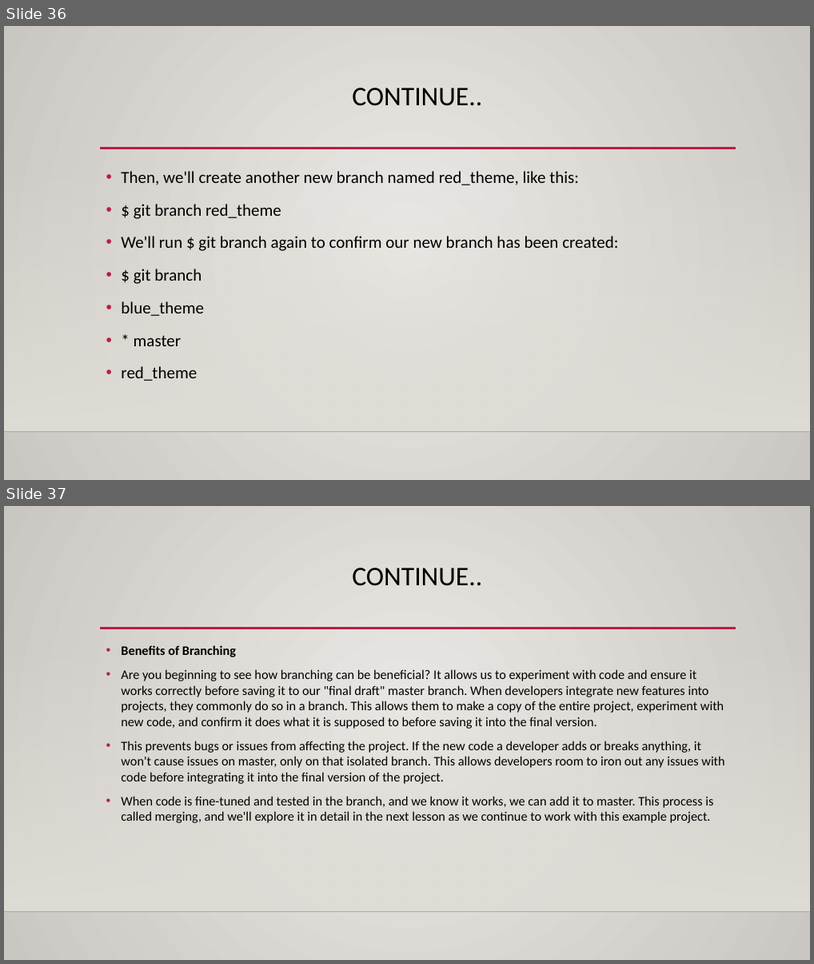
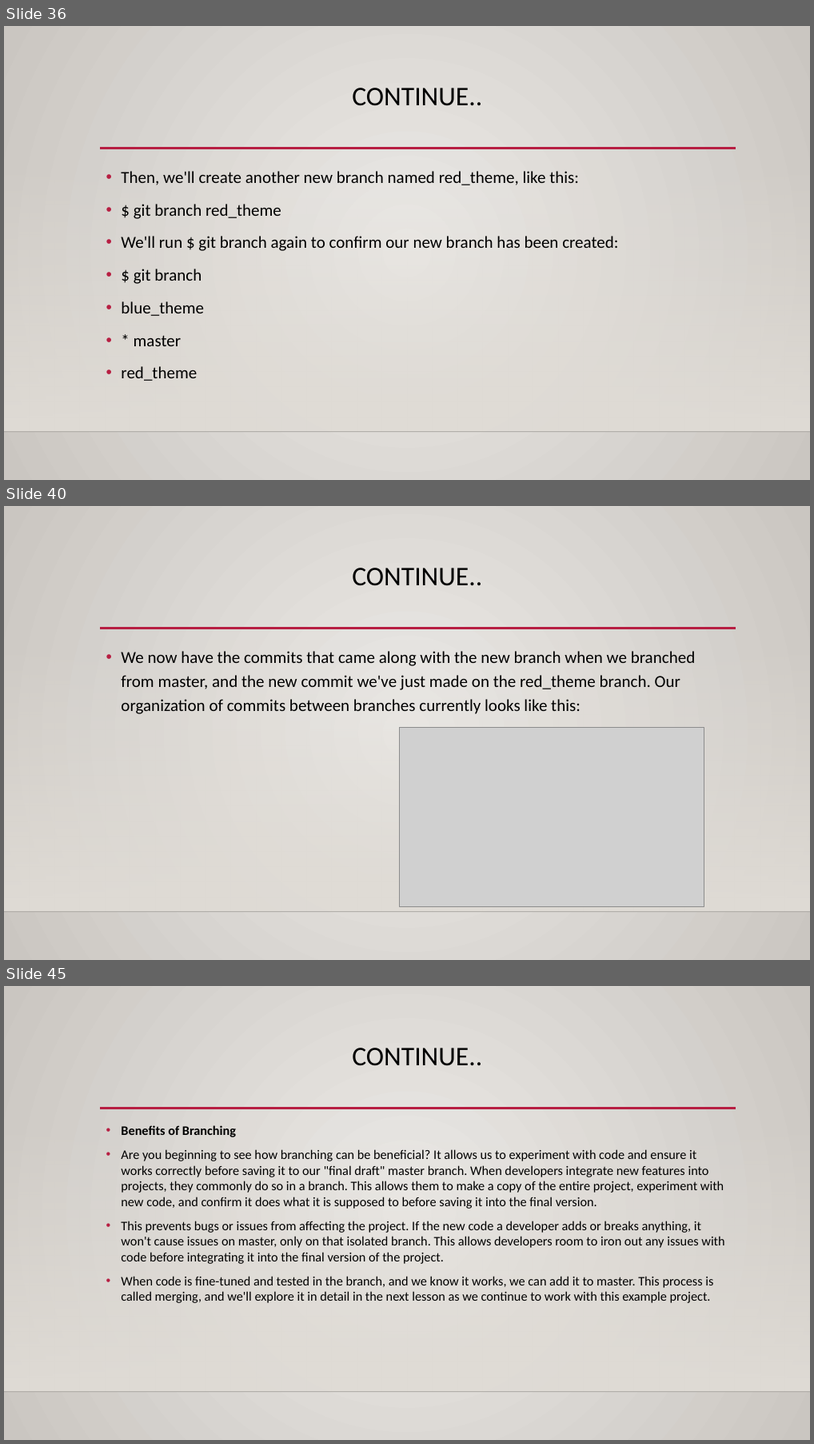
Before and after one commit to GoobsanGroup1/web_dev_proj-1, a slide deck: Week2_Front_End_WD.pptx. Shown one above the other, each under a label of ours: slides 36 and 37 before the commit, slides 36, 40 and 45 after it; the slides between them are not shown. The pictures are 814x964 and 814x1444 pixels, drawn with LibreOffice and Linux fonts; fonts in the diff are those of the drawing; grey boxes stand for pictures; background and template pictures are left out. Boxes give left, top, right and bottom in pixels: in the first picture for what was removed or moved away, otherwise in the second. Text is boxed around its words. In the diff, an @@ line names an element or a change of style, - is before the commit and + after.

```diff
--- a/Week2_Front_End_WD.pptx
+++ b/Week2_Front_End_WD.pptx
@@ slide 40 added at <box>4,506,810,960</box>, background gradient #ECEAE7 to #CAC7C1; not listed: 3 template elements that a slide beside it also shows @@
@@ title added at <box>352,568,482,586</box>, 32 pt, text #000000 @@
+CONTINUE..
@@ text added at <box>121,651,696,714</box>, 20 pt, text #000000 @@
+• We now have the commits that came along with the new branch when we branched from master, and the new commit we've just made on the red_theme branch. Our organization of commits between branches currently looks like this:
@@ picture added at <box>400,728,704,907</box> @@
@@ what was slide 37 is now slide 45 @@
```
Also in this commit, not shown: 1 slide changed, 101 other slides added, 8 other files.
